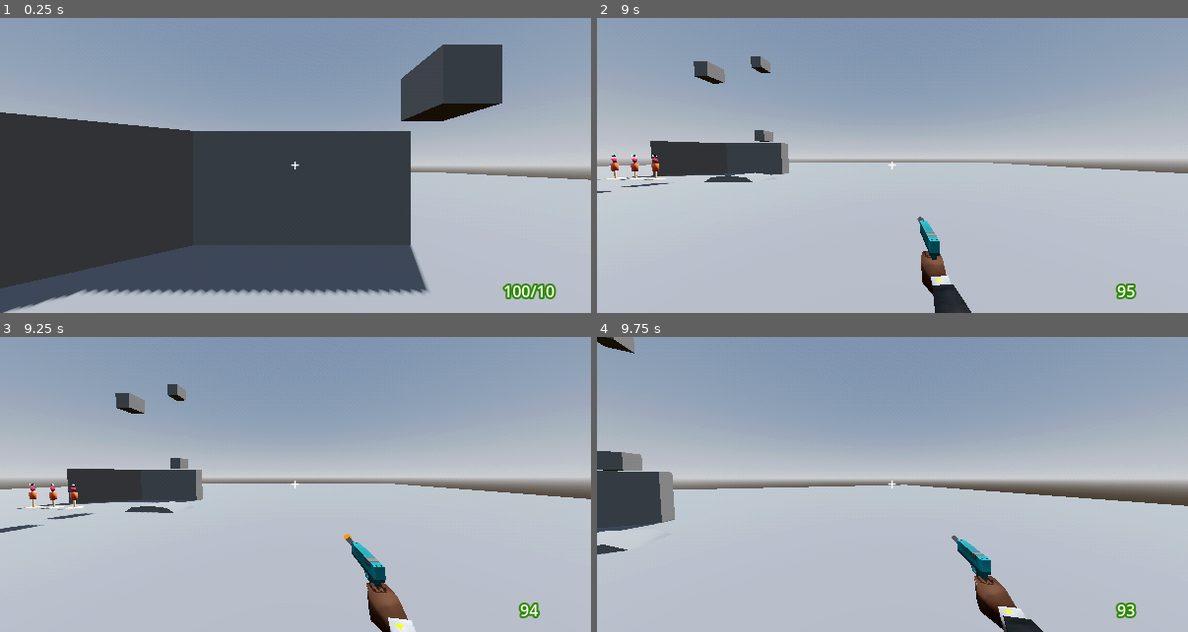
Above: before the commit, frames 1-4 (two rows, left to right).
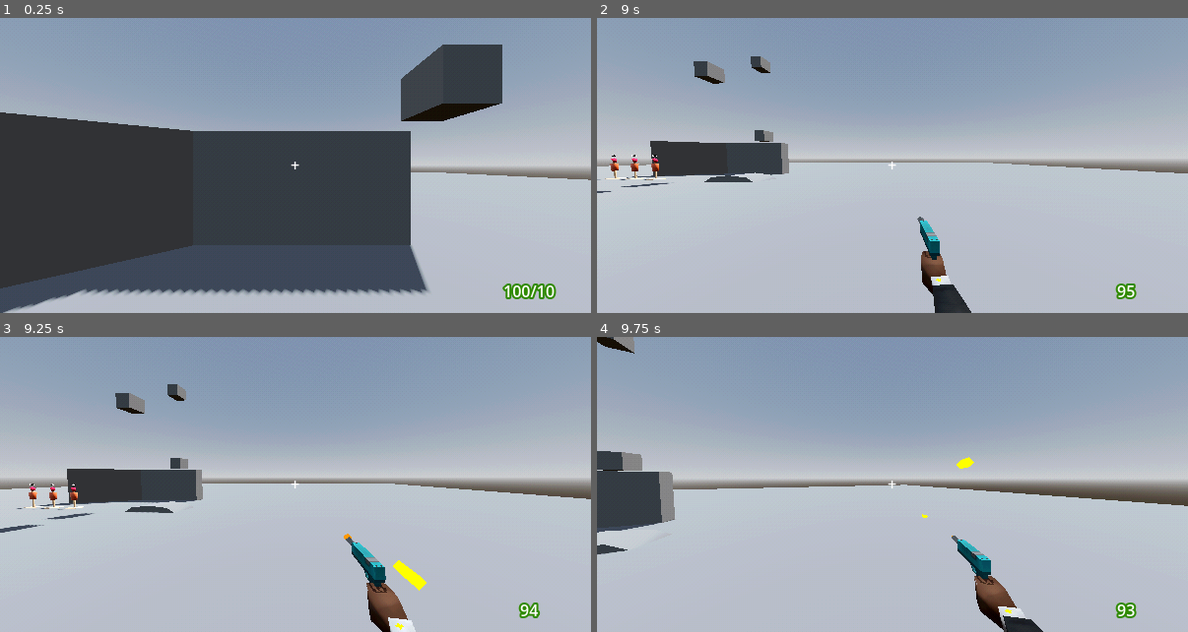
Above: after the commit, the same moments.

Repository: TheoLomeuBraga/kill-the-tower-boss
Game: Godot game, scene res://player/test_level.tscn
Two runs of this game, one before a commit and one after it. Both use one fixed random seed, a clock stepped at 60 frames per second and the inputs below. The project has no main scene, so this scene is started directly.
Inputs (mouse positions are in pixels of both pictures, inside the frame that each line leads up to):
- Up to frame 1 (0.25 s): no input
- Up to frame 2 (9 s): move the mouse to (1022, 150) at 0.52 s; press the mouse at (1022, 150) at 0.53 s; hold D (right) 0.53-1.28 s; tap Space (jump) at 0.77, 1.52, 3.02, 3.77, 4.52, 6.02, 6.77, 7.52 s; move the mouse to (862, 165) at 1.27 s; release the mouse at (862, 165) at 1.28 s; hold S (back) 1.28-2.03 s; tap W (foward) at 1.35 s; click (862, 165) at 1.55 s; move the mouse to (904, 159) at 2.02 s; press the mouse at (904, 159) at 2.03 s; hold D (right) 2.03-3.53 s; tap E (interact) at 2.1 s; move the mouse to (886, 171) at 2.77 s; release the mouse at (886, 171) at 2.78 s; tap Down (look_down) at 2.85 s; click (886, 171) at 3.05 s; move the mouse to (939, 168) at 3.52 s; press the mouse at (939, 168) at 3.53 s; hold A (left) 3.53-5.03 s; tap Left (look_left) at 3.6 s; tap R (reload) at 4.15 s; move the mouse to (845, 162) at 4.27 s; release the mouse at (845, 162) at 4.28 s; tap Right (look_right) at 4.35 s; click (845, 162) at 4.55 s; move the mouse to (898, 165) at 5.02 s; press the mouse at (898, 165) at 5.03 s; hold S (back) 5.03-5.78 s; tap Up (look_up) at 5.1 s; move the mouse to (868, 159) at 5.77 s; release the mouse at (868, 159) at 5.78 s; hold D (right) 5.78-8.03 s; click (868, 159) at 5.85 s; move the mouse to (922, 165) at 6.52 s; press the mouse at (922, 165) at 6.53 s; tap 1 (wepon_1) at 6.6 s; move the mouse to (862, 165) at 7.27 s; release the mouse at (862, 165) at 7.28 s; tap 2 (wepon_2) at 7.35 s; click (862, 165) at 7.55 s; move the mouse to (904, 159) at 8.02 s; press the mouse at (904, 159) at 8.03 s; hold S (back) 8.03-8.78 s; tap 3 (wepon_3) at 8.1 s; move the mouse to (886, 171) at 8.77 s; release the mouse at (886, 171) at 8.78 s; hold A (left) from 8.78 s (still down); tap 4 (wepon_4) at 8.85 s
- Up to frame 3 (9.25 s): keep holding A (left); tap Space (jump) at 9.02 s; click (289, 490) at 9.05 s
- Up to frame 4 (9.75 s): move the mouse to (939, 487) at 9.52 s; release A (left) at 9.53 s; press the mouse at (939, 487) at 9.53 s; hold D (right) from 9.53 s (still down); tap 5 (wepon_5) at 9.6 s

Frames 1-2 are identical in both runs. In frame 3, 0.2% of the frame differs, in the area x 66-73%, y 75-86%; in frame 4, less than 0.1%.

Commit message:
add explosion

Diff:
--- a/player/player.tscn
+++ b/player/player.tscn
@@ -10,8 +10,9 @@
 [ext_resource type="PackedScene" uid="uid://ba1mcyj3x0ipw" path="res://vfx/particles/generic_muzle_flash.tscn" id="5_rgyib"]
 [ext_resource type="Script" uid="uid://u7trxdlheisb" path="res://scripts/stats.gd" id="6_g6k8r"]
 [ext_resource type="PackedScene" uid="uid://wkjhrg6pd3om" path="res://menus/pause_menu/pause_menu.tscn" id="7_boad6"]
-[ext_resource type="PackedScene" uid="uid://1w3803e0ftg4" path="res://player/projectiles/generic_ray.tscn" id="8_ebec5"]
+[ext_resource type="PackedScene" uid="uid://bu0wypuyjrdwr" path="res://vfx/particles/generic_explosion.tscn" id="8_kb6p2"]
 [ext_resource type="Script" uid="uid://bfyobwpw3ksw6" path="res://player/interaction_manager.gd" id="9_8t03j"]
+[ext_resource type="Script" uid="uid://dy1nyorfgrxi1" path="res://scripts/explosion_info.gd" id="9_wodsf"]
 
 [sub_resource type="CapsuleShape3D" id="CapsuleShape3D_kqu6x"]
 
@@ -42,12 +43,17 @@
 special_type = 1
 metadata/_custom_type_script = "uid://5ihhl4vr45q5"
 
+[sub_resource type="Resource" id="Resource_32hag"]
+script = ExtResource("9_wodsf")
+model = ExtResource("8_kb6p2")
+metadata/_custom_type_script = "uid://dy1nyorfgrxi1"
+
 [sub_resource type="Resource" id="Resource_8t03j"]
 script = ExtResource("4_qjkh3")
 damage = 10
-model = ExtResource("8_ebec5")
-ricochet = 3
-penetrations = 3
+speed = 10.0
+model = ExtResource("4_2ieo8")
+explosion_data = SubResource("Resource_32hag")
 metadata/_custom_type_script = "uid://dsfbwvui8fvt4"
 
 [sub_resource type="Resource" id="Resource_2ieo8"]
--- a/scripts/explosion_behavior.gd
+++ b/scripts/explosion_behavior.gd
@@ -3,8 +3,36 @@
 
 @export var data : ExplosionInfo = ExplosionInfo.new()
 
-func _ready() -> void:
-	pass
+var shape : ShapeCast3D
 
-func _physics_process(delta: float) -> void:
-	pass
+func start() -> void:
+	shape = ShapeCast3D.new()
+	shape.target_position = Vector3.ZERO
+	var sphere_shape : SphereShape3D = SphereShape3D.new()
+	sphere_shape.radius = data.radius
+	shape.shape = sphere_shape
+	add_child(shape)
+
+	if data.model != null:
+		var n : Node3D = data.model.instantiate()
+		get_parent().add_child(n)
+		n.global_position = global_position
+
+	await get_tree().process_frame
+
+	shape.force_shapecast_update()
+
+	print(shape.get_collision_count())
+
+	for i : int in shape.get_collision_count():
+
+		var hit_particle : Node3D = Stats.enemy_hit_particle.instantiate()
+		get_parent().add_child(hit_particle)
+		hit_particle.global_position = shape.get_collision_point(i)
+
+		var stats : Stats = Stats.get_stats_from_node(shape.get_collider(i))
+
+		if stats != null:
+			stats.health -= data.damage
+
+	queue_free()
--- a/scripts/explosion_info.gd
+++ b/scripts/explosion_info.gd
@@ -2,6 +2,6 @@
 class_name ExplosionInfo
 
 @export var faction : GlobalEnums.Faction
-@export var radius : float = 4.0
+@export var radius : float = 2.0
 @export var damage : int = 10
 @export var model : PackedScene
--- a/scripts/project_behavior.gd
+++ b/scripts/project_behavior.gd
@@ -12,7 +12,7 @@
 var muzle_position : Vector3
 var target_position : Vector3
 
-const enemy_hit_particle : PackedScene = preload("res://particles/hit_particle/hit_particle.tscn")
+
 
 var ricochetes_left : int = 0
 var penetrations_left : int = 0
@@ -71,21 +71,40 @@
 			model.position = ray.get_collision_point()
 		model.look_at(global_basis.z * -100.0)
 
-
-func get_stats_from_node(node : Node) -> Stats:
-
-	for n : Node in node.get_children():
-		if n is Stats:
-			return n
-
-	return null
+func self_destruct() -> void:
+
+	var eb : ExplosionBehavior = ExplosionBehavior.new()
+	eb.data = data.explosion_data
+
+	if data.explosion_data != null:
+		if data.speed < 0.0:
+
+			if ray.is_colliding():
+
+				get_parent().add_child(eb)
+
+				eb.global_position = ray.get_collision_point()
+
+				eb.start()
+
+		else:
+
+			get_parent().add_child(eb)
+
+			eb.global_position = shape.global_position
+
+			eb.start()
+
+
+	queue_free()
+
 
 func check_collision_ray() -> void:
 	while true:
 		var o : Node3D
 		ray.force_raycast_update()
 		if ray.is_colliding():
-			var stats : Stats = get_stats_from_node(ray.get_collider())
+			var stats : Stats = Stats.get_stats_from_node(ray.get_collider())
 			if stats == null:
 
 				if ricochetes_left > 0:
@@ -109,7 +128,7 @@
 					get_parent().add_child(o)
 					o.global_position = ray.get_collision_point()
 
-				queue_free()
+				self_destruct()
 
 				break
 			else:
@@ -126,7 +145,7 @@
 						get_parent().add_child(o)
 						o.global_position = ray.get_collision_point()
 
-					o = enemy_hit_particle.instantiate()
+					o = Stats.enemy_hit_particle.instantiate()
 					get_parent().add_child(o)
 					o.global_position = ray.get_collision_point()
 
@@ -135,20 +154,20 @@
 						ray.add_exception(ray.get_collider())
 						break
 
-					queue_free()
+					self_destruct()
 					break
 				else:
 					ray.add_exception(ray.get_collider())
 					continue
 
 		else:
-			queue_free()
+			self_destruct()
 			break
 
 func check_collision_shape() -> void:
 	var o : Node3D
 	for i : int in shape.get_collision_count():
-		var stats : Stats = get_stats_from_node(shape.get_collider(i))
+		var stats : Stats = Stats.get_stats_from_node(shape.get_collider(i))
 		if stats != null:
 			if data.faction != stats.faction:
 
@@ -164,7 +183,7 @@
 					get_parent().add_child(o)
 					o.global_position = shape.get_collision_point(i)
 
-				o = enemy_hit_particle.instantiate()
+				o = Stats.enemy_hit_particle.instantiate()
 				get_parent().add_child(o)
 				o.global_position = shape.get_collision_point(i)
 
@@ -173,7 +192,7 @@
 					shape.add_exception(shape.get_collider(i))
 					break
 
-				queue_free()
+				self_destruct()
 				break
 			else:
 				continue
@@ -201,7 +220,7 @@
 				if model != null:
 					o.global_position = model.global_position
 
-			queue_free()
+			self_destruct()
 
 
 func check_colision() -> void:
--- a/scripts/projectile_info.gd
+++ b/scripts/projectile_info.gd
@@ -13,4 +13,4 @@
 @export var ricochet : int = 0
 @export var penetrations : int = 0
 @export var bullet_rise_and_drop : Vector2 = Vector2.ZERO # TODO
-@export var explosion_info : ExplosionInfo # TODO
+@export var explosion_data : ExplosionInfo
--- a/scripts/stats.gd
+++ b/scripts/stats.gd
@@ -1,5 +1,7 @@
 extends Node
 class_name Stats
+
+const enemy_hit_particle : PackedScene = preload("res://particles/hit_particle/hit_particle.tscn")
 
 signal healed(int)
 signal damaged(int)
@@ -35,3 +37,11 @@
 		return int(float(damage) * multplyer_areas[area])
 
 	return damage
+
+static func get_stats_from_node(node : Node) -> Stats:
+
+	for n : Node in node.get_children():
+		if n is Stats:
+			return n
+
+	return null
--- /dev/null
+++ b/vfx/particles/generic_explosion.tscn
@@ -0,0 +1,42 @@
+[gd_scene format=3 uid="uid://bu0wypuyjrdwr"]
+
+[ext_resource type="Script" uid="uid://htqnd5ug1tb" path="res://vfx/particles/start_particles.gd" id="1_fowg2"]
+[ext_resource type="Script" uid="uid://dsdgjeae30hcj" path="res://scripts/death_timer.gd" id="2_0qgn1"]
+
+[sub_resource type="Curve" id="Curve_svaj3"]
+_data = [Vector2(0, 0), 0.0, 0.0, 0, 0, Vector2(0.05325444, 1), 0.0, 0.0, 0, 0, Vector2(1, 0), -1.7679194, 0.0, 0, 0]
+point_count = 3
+
+[sub_resource type="CurveTexture" id="CurveTexture_co5r4"]
+curve = SubResource("Curve_svaj3")
+
+[sub_resource type="ParticleProcessMaterial" id="ParticleProcessMaterial_305tb"]
+gravity = Vector3(0, 0, 0)
+scale_curve = SubResource("CurveTexture_co5r4")
+
+[sub_resource type="StandardMaterial3D" id="StandardMaterial3D_b8oox"]
+shading_mode = 0
+albedo_color = Color(1, 0.5529412, 0, 1)
+
+[sub_resource type="SphereMesh" id="SphereMesh_0qgn1"]
+material = SubResource("StandardMaterial3D_b8oox")
+radius = 2.0
+height = 4.0
+radial_segments = 8
+rings = 3
+
+[node name="GenericExplosion" type="GPUParticles3D" unique_id=1689394531]
+emitting = false
+amount = 1
+lifetime = 0.75
+one_shot = true
+local_coords = true
+process_material = SubResource("ParticleProcessMaterial_305tb")
+draw_pass_1 = SubResource("SphereMesh_0qgn1")
+script = ExtResource("1_fowg2")
+metadata/_custom_type_script = "uid://htqnd5ug1tb"
+
+[node name="DeathTimer" type="Timer" parent="." unique_id=135609236]
+autostart = true
+script = ExtResource("2_0qgn1")
+metadata/_custom_type_script = "uid://dsdgjeae30hcj"
Not shown, changed: TODO.txt
